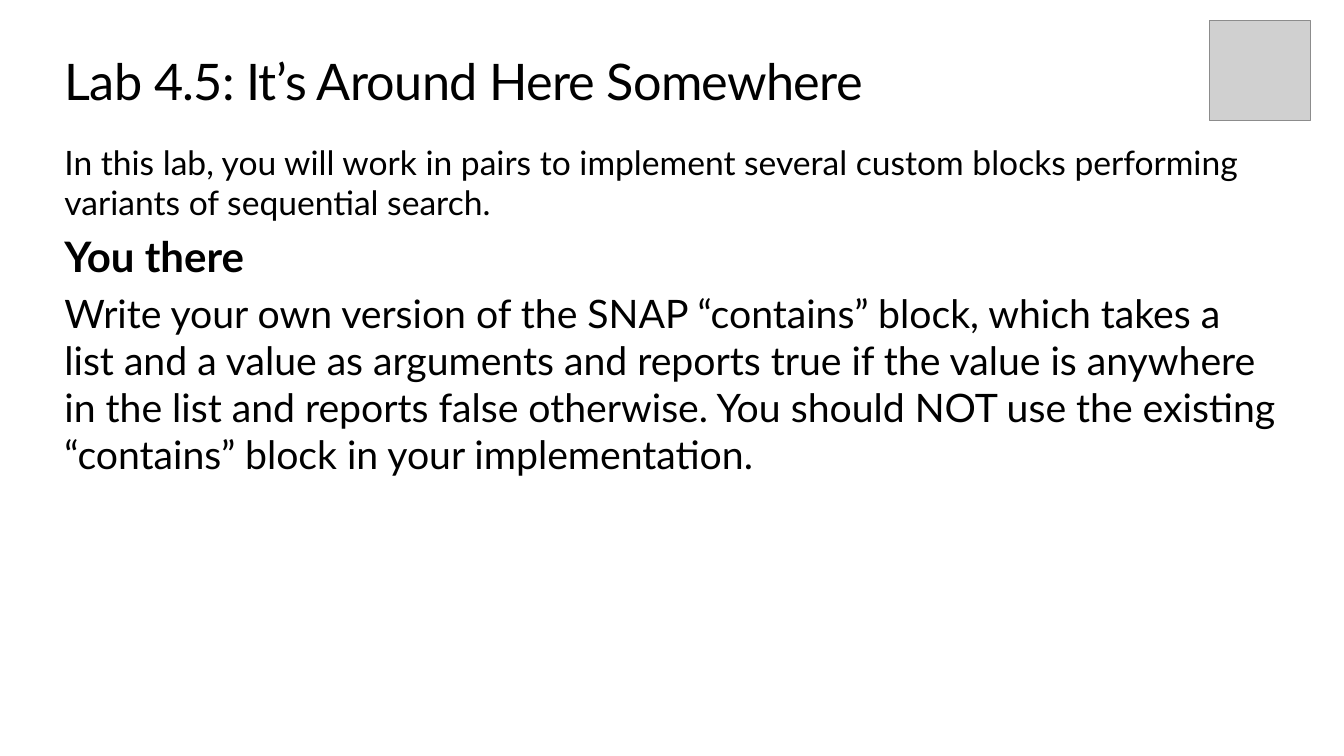
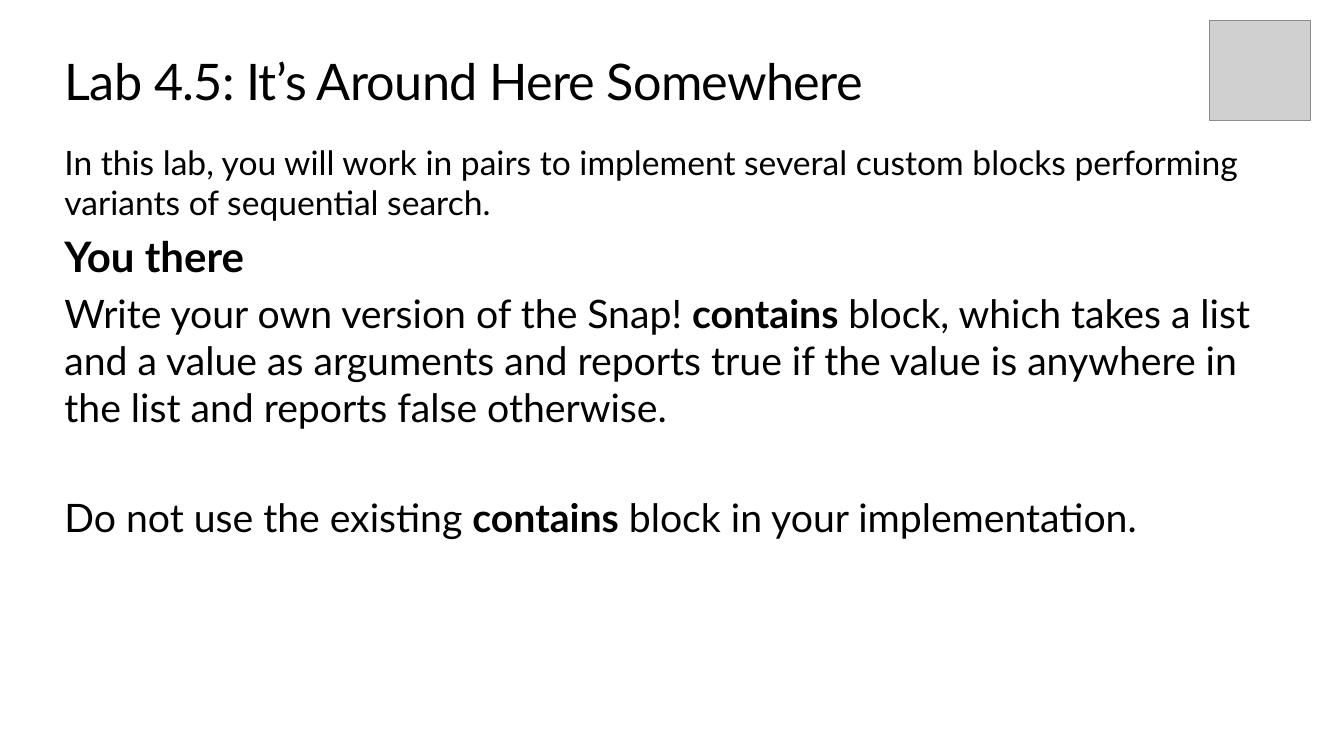
Before and after one commit to TEALSK12/introduction-to-computer-science, a slide deck: slide 7 of slidedecks/TEALS SNAP 4.5.pptx. Drawn at 1344x756 pixels with LibreOffice and Linux fonts; fonts in the diff are those of the drawing; grey boxes stand for pictures; background and template pictures are left out. Boxes give left, top, right and bottom in pixels: in the first picture for what was removed or moved away, otherwise in the second. Text is boxed around its words. In the diff, an @@ line names an element or a change of style, - is before the commit and + after.

```diff
--- a/slidedecks/TEALS SNAP 4.5.pptx
+++ b/slidedecks/TEALS SNAP 4.5.pptx
@@ text at <box>64,299,1250,539</box>: text changed @@
-Write your own version of the SNAP “contains” block, which takes a list and a value as arguments and reports true if the value is anywhere in the list and reports false otherwise. You should NOT use the existing “contains” block in your implementation.
+Write your own version of the Snap! contains block, which takes a list and a value as arguments and reports true if the value is anywhere in the list and reports false otherwise.
+Do not use the existing contains block in your implementation.
```
Also in this commit, not shown: 2 other slides changed.
